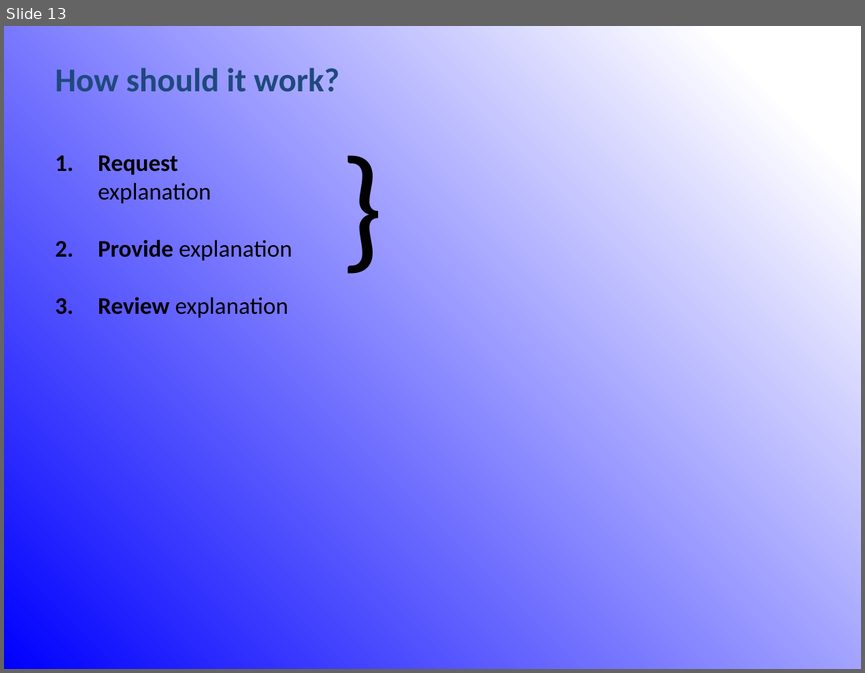
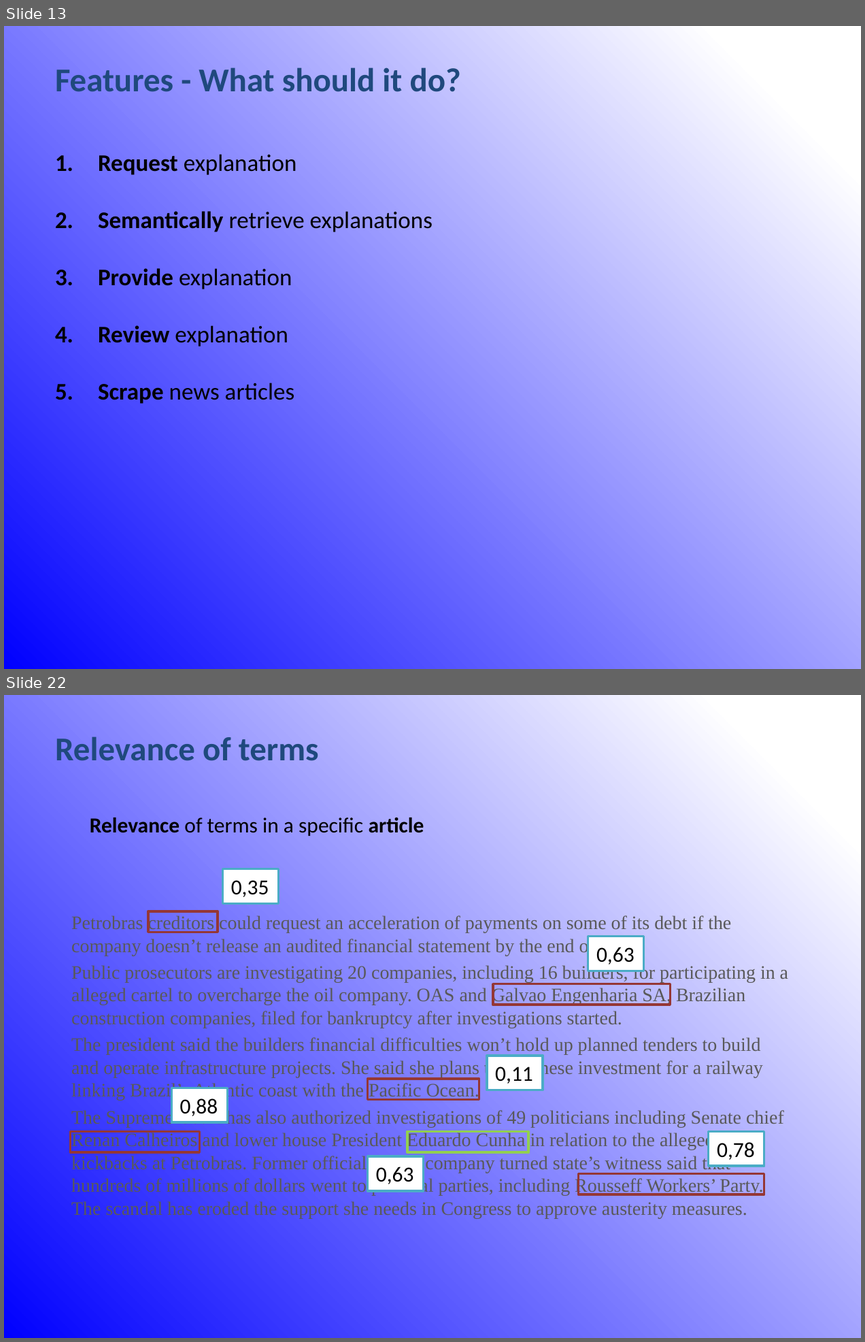
Before and after one commit to rubenverboon/skiir, a slide deck: Presentation/Final_presentation_group_002.pptx. Shown one above the other, each under a label of ours: slide 13 before the commit, slides 13 and 22 after it; the slides between them are not shown. The pictures are 865x673 and 865x1342 pixels, drawn with LibreOffice and Linux fonts; fonts in the diff are those of the drawing. Boxes give left, top, right and bottom in pixels: in the first picture for what was removed or moved away, otherwise in the second. Text is boxed around its words. In the diff, an @@ line names an element or a change of style, - is before the commit and + after.

```diff
--- a/Presentation/Final_presentation_group_002.pptx
+++ b/Presentation/Final_presentation_group_002.pptx
@@ slide 22 added at (x1=4, y1=695, x2=861, y2=1338), background gradient #0000FF to #FFFFFF @@
@@ text added at (x1=55, y1=736, x2=319, y2=761), 28 pt, text #1F497D, bold @@
+Relevance of terms
@@ text added at (x1=90, y1=817, x2=424, y2=836), 18 pt, text #000000 @@
+Relevance of terms in a specific article
@@ rectangle added at (x1=222, y1=869, x2=278, y2=903), fill #FFFFFF, outline #4BACC6 2 pt, 18 pt, text #000000 @@
+0,35
@@ text added at (x1=71, y1=915, x2=788, y2=1218), 16 pt, text #595959 @@
+Petrobras creditors could request an acceleration of payments on some of its debt if the company doesn’t release an audited financial statement by the end of May.
+Public prosecutors are investigating 20 companies, including 16 builders, for participating in a alleged cartel to overcharge the oil company. OAS and Galvao Engenharia SA, Brazilian construction companies, filed for bankruptcy after investigations started.
+The president said the builders financial difficulties won’t hold up planned tenders to build and operate infrastructure projects. She said she plans tap Chinese investment for a railway linking Brazil’s Atlantic coast with the Pacific Ocean.
+The Supreme Court has also authorized investigations of 49 politicians including Senate chief Renan Calheiros and lower house President Eduardo Cunha in relation to the alleged kickbacks at Petrobras. Former officials at the company turned state’s witness said that hundreds of millions of dollars went to political parties, including Rousseff Workers’ Party. The scandal has eroded the support she needs in Congress to approve austerity measures.
@@ rectangle added at (x1=148, y1=911, x2=218, y2=932), outline #953735 2 pt @@
@@ rectangle added at (x1=587, y1=936, x2=643, y2=970), fill #FFFFFF, outline #4BACC6 2 pt, 18 pt, text #000000 @@
+0,63
@@ rectangle added at (x1=492, y1=984, x2=670, y2=1004), outline #953735 2 pt @@
@@ rectangle added at (x1=486, y1=1055, x2=542, y2=1089), fill #FFFFFF, outline #4BACC6 2 pt, 18 pt, text #000000 @@
+0,11
@@ rectangle added at (x1=367, y1=1079, x2=479, y2=1100), outline #953735 2 pt @@
@@ rectangle added at (x1=171, y1=1087, x2=227, y2=1121), fill #FFFFFF, outline #4BACC6 2 pt, 18 pt, text #000000 @@
+0,88
@@ rectangle added at (x1=70, y1=1131, x2=199, y2=1152), outline #953735 2 pt @@
@@ rectangle added at (x1=407, y1=1131, x2=528, y2=1152), outline #92D050 2 pt @@
@@ rectangle added at (x1=708, y1=1131, x2=764, y2=1166), fill #FFFFFF, outline #4BACC6 2 pt, 18 pt, text #000000 @@
+0,78
@@ rectangle added at (x1=367, y1=1156, x2=423, y2=1190), fill #FFFFFF, outline #4BACC6 2 pt, 18 pt, text #000000 @@
+0,63
@@ rectangle added at (x1=578, y1=1173, x2=764, y2=1193), outline #953735 2 pt @@
@@ slide 13 changed as well @@
@@ text at (x1=55, y1=67, x2=461, y2=92): text changed @@
-How should it work?
+Features - What should it do?
@@ text removed at (x1=332, y1=114, x2=406, y2=288) @@
-}
@@ text at (x1=98, y1=211, x2=432, y2=232): paragraph added @@
+2. Semantically retrieve explanations
@@ text at (x1=98, y1=382, x2=294, y2=403): paragraph added @@
+5. Scrape news articles
```
Also in this commit, not shown: 7 other slides changed, 14 other slides added, 1 slide removed.
